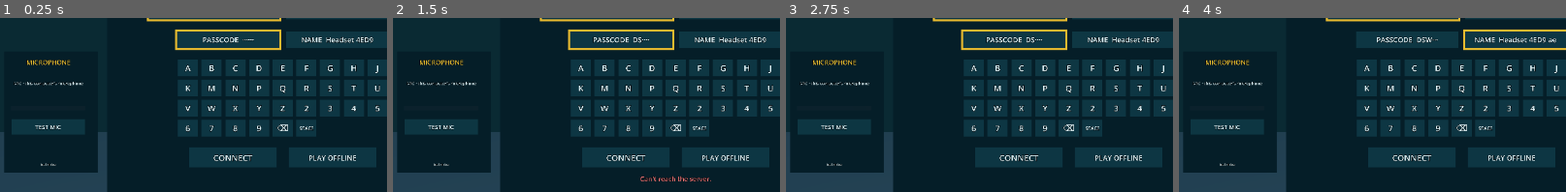
Above: before the commit, frames 1-4 (left to right).
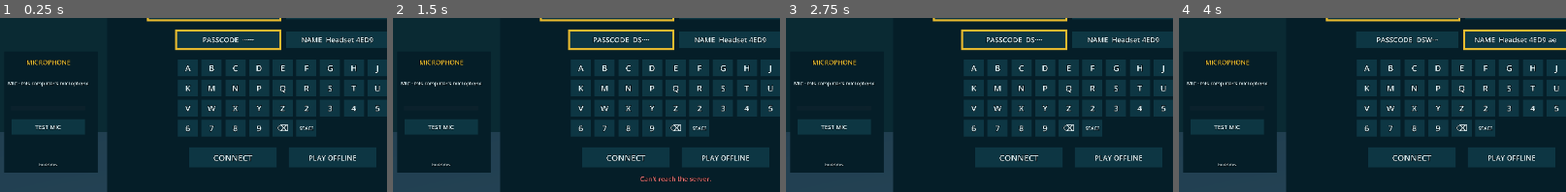
Above: after the commit, the same moments.

Repository: cosmicmonkeysounds/Loom
Game: Godot game, scene res://main.tscn
The game is run twice, just before and just after one commit, with the same random seed, the same clock (stepped at 60 frames per second) and the same inputs.
Inputs (mouse positions are % of the whole screen's width and height, from its top left):
- Up to frame 1 (0.25 s): no input
- Up to frame 2 (1.5 s): tap Enter at 0.5, 0.6 s; move the mouse to (72, 32) at 0.52 s; hold D 0.53-1.28 s; click (72, 32) at 0.67 s; tap Space at 0.77 s; move the mouse to (30, 44) at 1.27 s; hold S from 1.28 s (still down); tap Keypad Enter at 1.35 s
- Up to frame 3 (2.75 s): tap Space at 1.52, 2 s; move the mouse to (60, 10) at 2.02 s; release S at 2.03 s; hold D from 2.03 s (still down); tap Backspace at 2.1 s
- Up to frame 4 (4 s): move the mouse to (45, 63) at 2.77 s; release D at 2.78 s; hold W 2.78-3.53 s; tap Tab at 2.85 s; click (45, 63) at 2.92 s; tap Space at 3.02, 3.77 s; tap Enter at 3.5 s; move the mouse to (80, 56) at 3.52 s; hold A from 3.53 s (still down); tap E at 3.6 s
The pictures show only the part of the screen within x 14-63%, y 27-77%; the shares and areas given below are measured in that part.

The runs differ from the first frame. In frame 1, 0.3% of the frame differs, in the area x 2-23%, y 36-85%; in frame 2, 0.3%; in frame 3, 0.3%; in frame 4, 0.3%.

Commit message:
fix(reinstall-vr): the heart's core shows on its face; soft glows for the heart and the disk (wave 26 R6, R7)
The core sat inside the cabinet (the three.js heart lights it with a halo
sprite); it now bulges from the face behind a lighter smoked front, with an
additive billboard glow that swells with the beat, and the disk gets a
green one. The lobby's mic line and build stamp read a little larger.

Co-Authored-By: Claude Opus 5.5 <noreply@anthropic.com>

Diff:
--- a/reinstall/vr/game/lobby.gd
+++ b/reinstall/vr/game/lobby.gd
@@ -246,7 +246,7 @@
 	_mic_box.add_child(bg)
 	var title := _text(_mic_box, MIC_TITLE, 0.055, HouseLook.GOLD, 1.55)
 	title.position.x = MIC_X
-	_mic_text = _text(_mic_box, "", 0.036, HouseLook.INK, 1.37)
+	_mic_text = _text(_mic_box, "", 0.042, HouseLook.INK, 1.37)
 	_mic_text.position.x = MIC_X
 	_mic_text.autowrap_mode = TextServer.AUTOWRAP_WORD_SMART
 	_mic_text.width = (MIC_BOX.x - 0.08) / _mic_text.pixel_size
@@ -267,7 +267,7 @@
 	_set_meter(0.0)
 	_looks["mic:test"] = make_button(_mic_box, MIC_TEST, MIC_TEST_AT, MIC_BUTTON, 0.05)
 	_looks["mic:ask"] = make_button(_mic_box, MIC_ASK, MIC_ASK_AT, MIC_BUTTON, 0.05)
-	_mic_build = _text(_mic_box, "", 0.03, HouseLook.INK.darkened(0.35), 0.68)
+	_mic_build = _text(_mic_box, "", 0.036, HouseLook.INK.darkened(0.3), 0.68)
 	_mic_build.position.x = MIC_X
 	_mic_build.name = "Build"
 
--- a/reinstall/vr/house/house_builder.gd
+++ b/reinstall/vr/house/house_builder.gd
@@ -550,7 +550,10 @@
 	mat.shading_mode = BaseMaterial3D.SHADING_MODE_UNSHADED
 	mat.albedo_color = HEART_COLOR
 	core.material_override = mat
-	core.position = Vector3(0, core_y, -d * 0.2)
+	# Set into the face (the cabinet's front is at −0.47 d), bulging out of it.
+	var face_z := -d * 0.47
+	core.position = Vector3(0, core_y, face_z - core_r * 0.1)
+	core.scale = Vector3(1, 1, 0.6)
 	root.add_child(core)
 	var front := MeshInstance3D.new()
 	front.name = "Front"
@@ -560,25 +563,67 @@
 	var smoke := StandardMaterial3D.new()
 	smoke.shading_mode = BaseMaterial3D.SHADING_MODE_UNSHADED
 	smoke.transparency = BaseMaterial3D.TRANSPARENCY_ALPHA
-	smoke.albedo_color = Color(0.04, 0.04, 0.06, 0.55)
+	smoke.albedo_color = Color(0.04, 0.04, 0.06, 0.35)
 	front.material_override = smoke
 	front.rotation.y = PI  # a QuadMesh faces +z; the face looks −z
-	front.position = Vector3(0, core_y, -d * 0.47 - 0.006)
+	front.position = Vector3(0, core_y, face_z - core_r * 0.75)
 	root.add_child(front)
+	var halo := glow_quad(HEART_COLOR, core_r * 5.0)
+	halo.name = "Halo"
+	halo.position = Vector3(0, core_y, face_z - core_r * 0.8)
+	root.add_child(halo)
 	var light := OmniLight3D.new()
 	light.name = "Glow"
 	light.light_color = HEART_COLOR
 	light.omni_range = 2.2
 	light.position = Vector3(0, core_y, -d * 0.6)
 	root.add_child(light)
-	_hearts[str(prop["id"])] = {"root": root, "core": core, "light": light, "mat": mat}
+	_hearts[str(prop["id"])] = {"root": root, "core": core, "light": light, "mat": mat, "halo": halo, "halo_size": core_r * 5.0}
 	_beat(_hearts[str(prop["id"])])
+
+
+## A soft round glow (an additive billboard) of `color`, `size` m across.
+static func glow_quad(color: Color, size: float) -> MeshInstance3D:
+	var mi := MeshInstance3D.new()
+	var q := QuadMesh.new()
+	q.size = Vector2(size, size)
+	mi.mesh = q
+	var m := StandardMaterial3D.new()
+	m.shading_mode = BaseMaterial3D.SHADING_MODE_UNSHADED
+	m.transparency = BaseMaterial3D.TRANSPARENCY_ALPHA
+	m.blend_mode = BaseMaterial3D.BLEND_MODE_ADD
+	m.billboard_mode = BaseMaterial3D.BILLBOARD_ENABLED
+	m.albedo_color = color
+	m.albedo_texture = _glow_texture()
+	m.disable_receive_shadows = true
+	mi.material_override = m
+	mi.cast_shadow = GeometryInstance3D.SHADOW_CASTING_SETTING_OFF
+	return mi
+
+
+static var _glow_tex: ImageTexture
+
+
+## A white radial falloff (alpha), made once.
+static func _glow_texture() -> ImageTexture:
+	if _glow_tex == null:
+		var img := Image.create(32, 32, false, Image.FORMAT_RGBA8)
+		for y in 32:
+			for x in 32:
+				var r := Vector2(x - 15.5, y - 15.5).length() / 16.0
+				var a := clampf(1.0 - r, 0.0, 1.0)
+				img.set_pixel(x, y, Color(1, 1, 1, a * a))
+		_glow_tex = ImageTexture.create_from_image(img)
+	return _glow_tex
 
 
 func _beat(heart: Dictionary) -> void:
 	var p := heart_pulse(_t)
 	var sc := 1.0 + 0.14 * p
-	(heart["core"] as Node3D).scale = Vector3(sc, sc, sc)
+	(heart["core"] as Node3D).scale = Vector3(sc, sc, sc * 0.6)
+	var hs: float = float(heart["halo_size"]) * (1.0 + 0.25 * p)
+	((heart["halo"] as MeshInstance3D).mesh as QuadMesh).size = Vector2(hs, hs)
+	((heart["halo"] as MeshInstance3D).material_override as StandardMaterial3D).albedo_color.a = 0.35 + 0.55 * p
 	(heart["mat"] as StandardMaterial3D).albedo_color = HEART_COLOR.lerp(Color("#ff4060"), 0.35 * p)
 	(heart["light"] as OmniLight3D).light_energy = 0.5 + 1.1 * p
 
@@ -597,7 +642,7 @@
 	shell.albedo_color = Color("#1c1f1a")
 	shell.emission_enabled = true
 	shell.emission = Color("#1f4a10")
-	shell.emission_energy_multiplier = 0.6
+	shell.emission_energy_multiplier = 1.0
 	for part: Array in [
 		["Shell", Vector3(w, hgt, t), Vector3.ZERO, shell],
 		["Shutter", Vector3(w * 0.55, hgt * 0.36, t * 1.15), Vector3(w * 0.05, hgt * 0.32, 0), HouseLook.paint("#b8bcc0")],
@@ -618,6 +663,9 @@
 	light.light_energy = 0.9
 	light.omni_range = 1.4
 	disk.add_child(light)
+	var halo := glow_quad(Color(PICKUP_GLOW, 0.55), maxf(w, hgt) * 2.6)
+	halo.name = "Halo"
+	disk.add_child(halo)
 	var id := str(prop["id"])
 	_pickups[id] = {"root": root, "disk": disk, "phase": float(HouseDuck.fnv1a32(id) % 1000) / 1000.0}
 	root.visible = not _taken.has(id)
